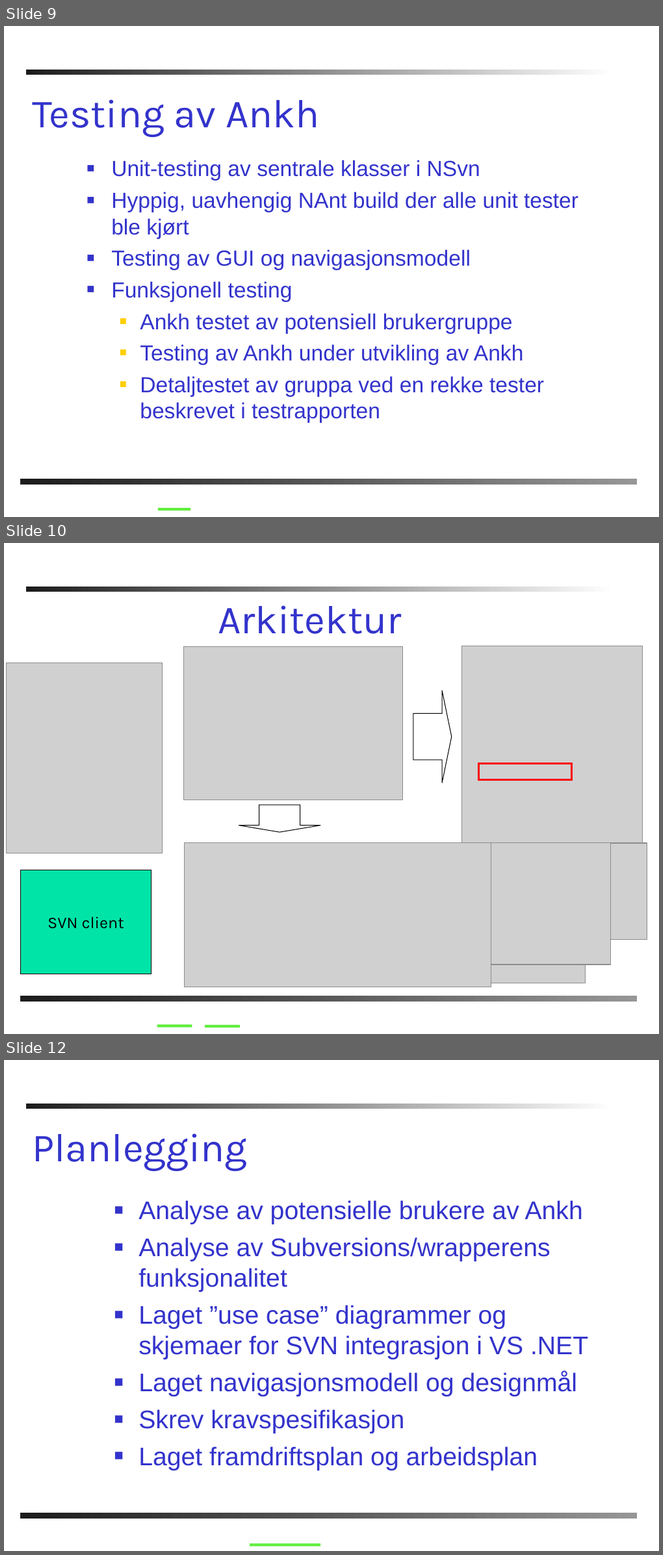
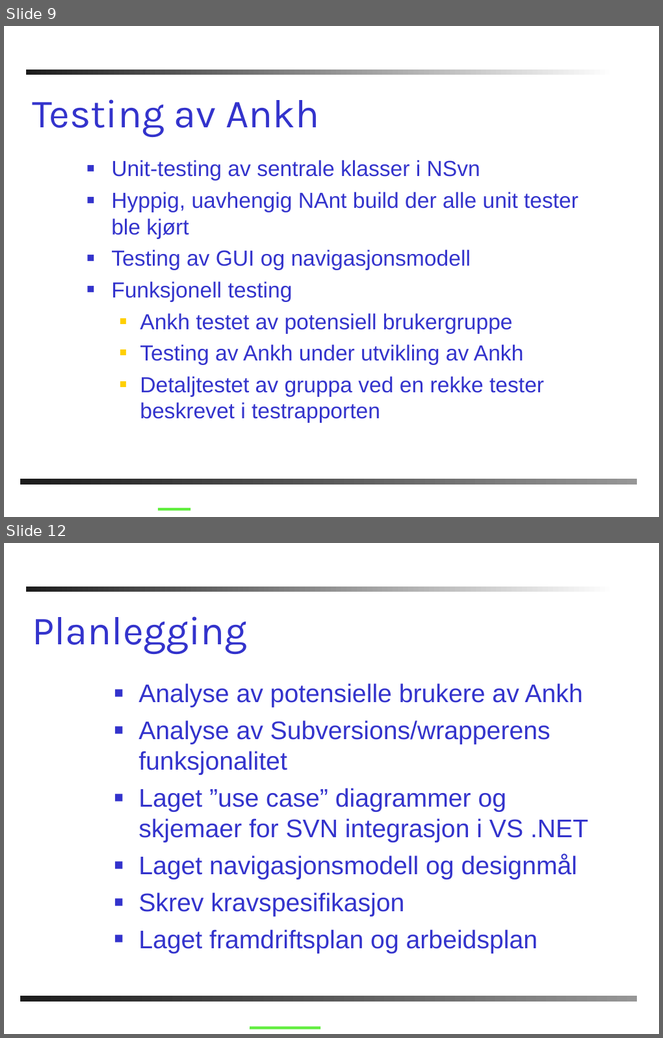
Before and after one commit to windygu/AnkhSVN, a slide deck: doc/powerpoint/Subversion_addin_for_VS.NET.ppt. Shown one above the other, each under a label of ours: slides 9, 10 and 12 before the commit, slides 9 and 12 after it; the slides between them are not shown. The pictures are 663x1555 and 663x1038 pixels, drawn with LibreOffice and Linux fonts; fonts in the diff are those of the drawing; grey boxes stand for pictures; background and template pictures are left out. Boxes give left, top, right and bottom in pixels: in the first picture for what was removed or moved away, otherwise in the second. Text is boxed around its words. In the diff, an @@ line names an element or a change of style, - is before the commit and + after.

```diff
--- a/doc/powerpoint/Subversion_addin_for_VS.NET.ppt
+++ b/doc/powerpoint/Subversion_addin_for_VS.NET.ppt
@@ slide 10 removed at box(4, 543, 659, 1034), background #FFFFFF; not listed: 2 template elements that a slide beside it also shows @@
@@ title removed at box(218, 605, 402, 634) @@
-Arkitektur
@@ picture removed at box(183, 646, 402, 800) @@
@@ picture removed at box(462, 646, 643, 843) @@
@@ picture removed at box(7, 663, 163, 853) @@
@@ right arrow removed at box(414, 691, 451, 783) @@
@@ rectangle removed at box(479, 763, 572, 780) @@
@@ down arrow removed at box(239, 805, 321, 833) @@
@@ picture removed at box(184, 843, 491, 987) @@
@@ picture removed at box(189, 843, 504, 952) @@
@@ picture removed at box(189, 843, 594, 895) @@
@@ picture removed at box(189, 843, 648, 939) @@
@@ picture removed at box(189, 843, 585, 982) @@
@@ picture removed at box(189, 843, 610, 965) @@
@@ rectangle removed at box(20, 871, 152, 974) @@
-SVN client
@@ line removed from (157, 1027) to (192, 1027) @@
@@ line removed from (205, 1027) to (240, 1027) @@
```
Also in this commit, not shown: 10 slides changed, 2 slides added.
